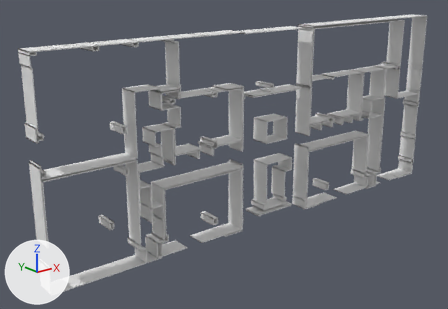
The OBJ model Ejercicios/ejercicio2/industrial_world/industrial_baixa/meshes/wall_1.obj, before and after one commit.
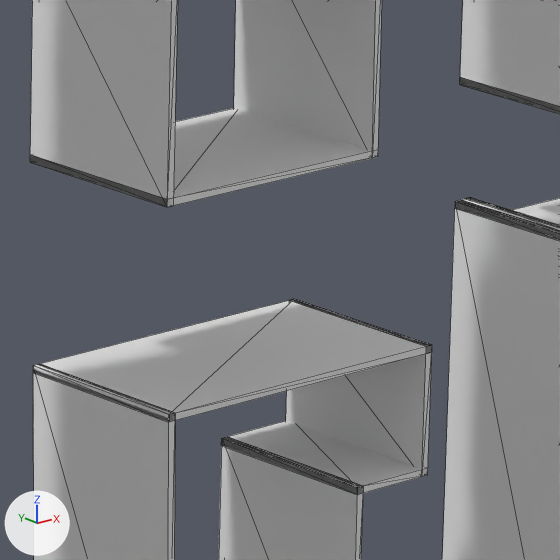
Old and new are each drawn whole from a camera (50 mm lens) standing at (-21.2, -57.1, 32.6) and looking at (25.6, 1.4, 9.2) and again close up on the part from 56% to 68% of the width and 40% to 58% of the height. The lights are fixed; the arrows at lower left show +X, +Y and +Z. The first two pictures are the older version. The close-ups show mesh edges as thin lines. Where no turn or scale is listed for an object, it has been applied to the vertices. Vertices at exactly the same position are counted once.

The scene before the commit, as lines of its bpy script (objects in view):
```python
me_walls = bpy.data.meshes.new('walls')
me_walls.from_pydata(...)  # 2178 vertices, 3420 faces; spans x 0.0..61.1, y -2.5..0.0, z 0.0..24.8
me_walls.materials.append(mat_wall_1)  # white #e7e7e7
ob_walls = bpy.data.objects.new('walls', me_walls)
ob_walls.location = (0.0, 0.0, 0.0)
```
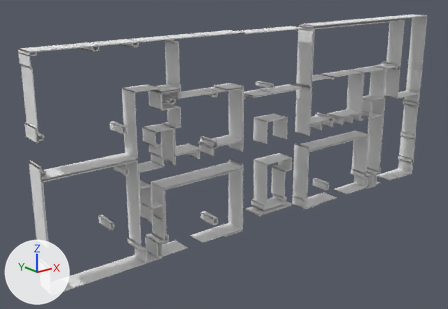
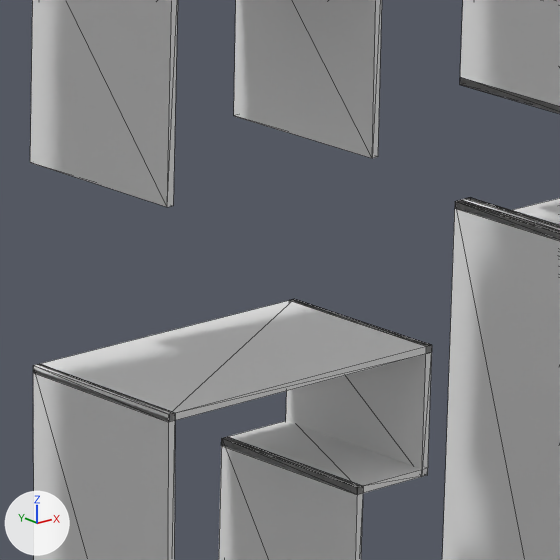
Pixel boxes [x1, y1, x2, y2] of what changed, in the close-ups (560 x 560 px):
```json
{"part": 1, "of": "me_walls", "change": "cut back", "before": [30, 0, 382, 207], "after": [372, 0, 382, 158]}
```

Edits to the scene script, one JSON object a line:
```json
{"block": "me_walls", "where": "# used by ob_walls; location = (0.0, 0.0, 0.0)"}
{"op": "remove", "block": "me_walls", "code": "me_walls.from_pydata(...)  # 2178 vertices, 3420 faces; spans x 0.0..61.1, y -2.5..0.0, z 0.0..24.8"}
{"op": "add", "block": "me_walls", "code": "me_walls.from_pydata(...)  # 2172 vertices, 3410 faces; spans x 0.0..61.1, y -2.5..0.0, z 0.0..24.8"}
{"block": "me_walls", "change": "me_walls part 1"}
{"block": "me_walls", "change": "6 vertices are removed from x 29.3..32.8, y -2.5..0.0, z 10.7..10.8"}
{"block": "me_walls", "change": "15 faces are deleted"}
{"block": "me_walls", "change": "5 new faces join them"}
```
